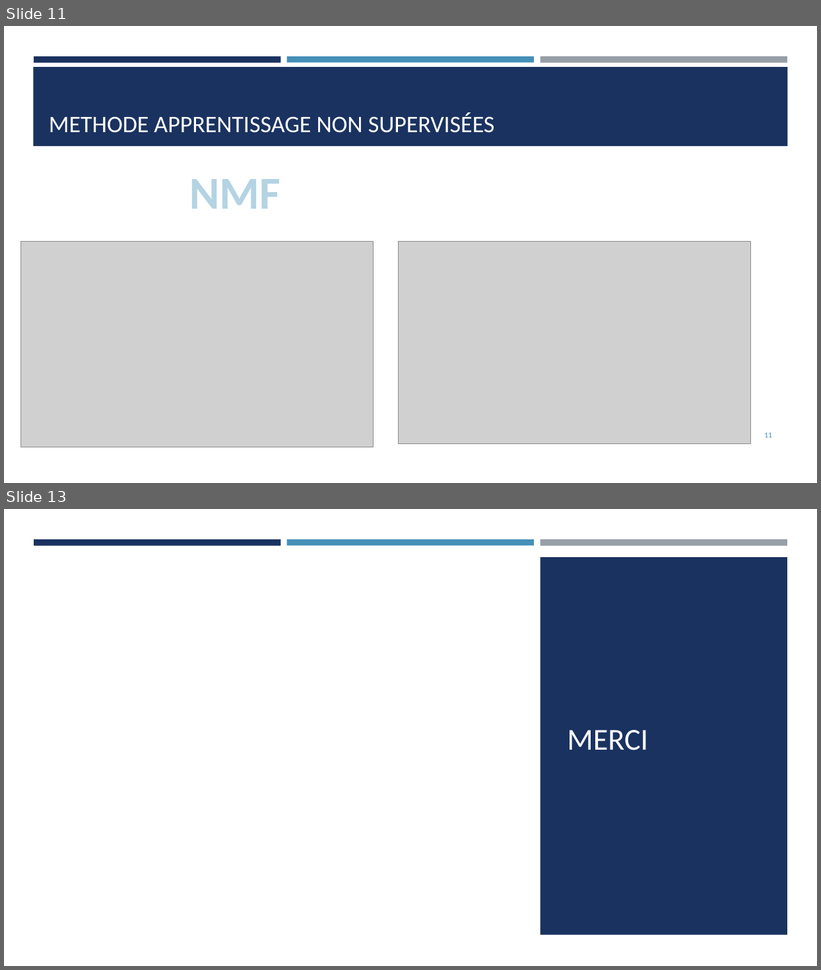
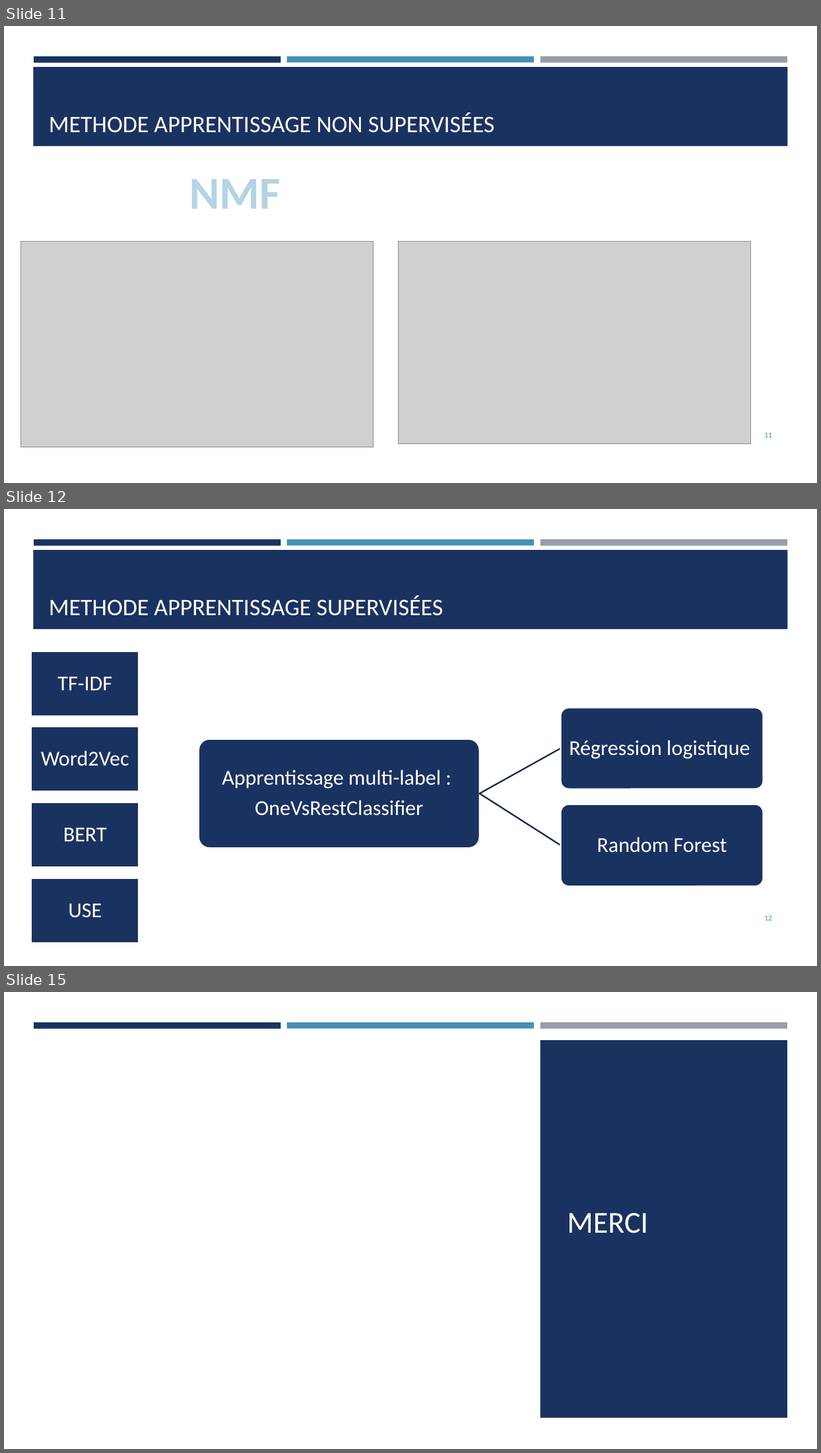
Before and after one commit to Belal237/Categoriser_automatiquement_des_questions_Stackoverflow, a slide deck: P5_5_Presentation.pptx. Shown one above the other, each under a label of ours: slides 11 and 13 before the commit, slides 11, 12 and 15 after it; the slides between them are not shown. The pictures are 821x970 and 821x1453 pixels, drawn with LibreOffice and Linux fonts; fonts in the diff are those of the drawing; grey boxes stand for pictures. Boxes give left, top, right and bottom in pixels: in the first picture for what was removed or moved away, otherwise in the second. Text is boxed around its words. In the diff, an @@ line names an element or a change of style, - is before the commit and + after.

```diff
--- a/P5_5_Presentation.pptx
+++ b/P5_5_Presentation.pptx
@@ slide 12 added at bbox=[4, 509, 817, 966], background #FFFFFF; not listed: 4 template elements that a slide beside it also shows @@
@@ title added at bbox=[49, 595, 444, 616], 28 pt, text #FFFFFF @@
+METHODE APPRENTISSAGE SUPERVISÉES
@@ group added at bbox=[199, 708, 764, 887]: 3 rounded rectangles, 3 texts, 2 freeform shapes @@
+Apprentissage multi-label :
+OneVsRestClassifier
+Régression logistique
+Random Forest
@@ group added at bbox=[31, 651, 139, 943]: 4 rectangles, 4 texts @@
+TF-IDF
+Word2Vec
+BERT
+USE
@@ page number added at bbox=[764, 916, 772, 921], 9 pt, text #4590B8 @@
+12
@@ what was slide 13 is now slide 15 @@
```
Also in this commit, not shown: 2 slides changed, 1 other slide added.
